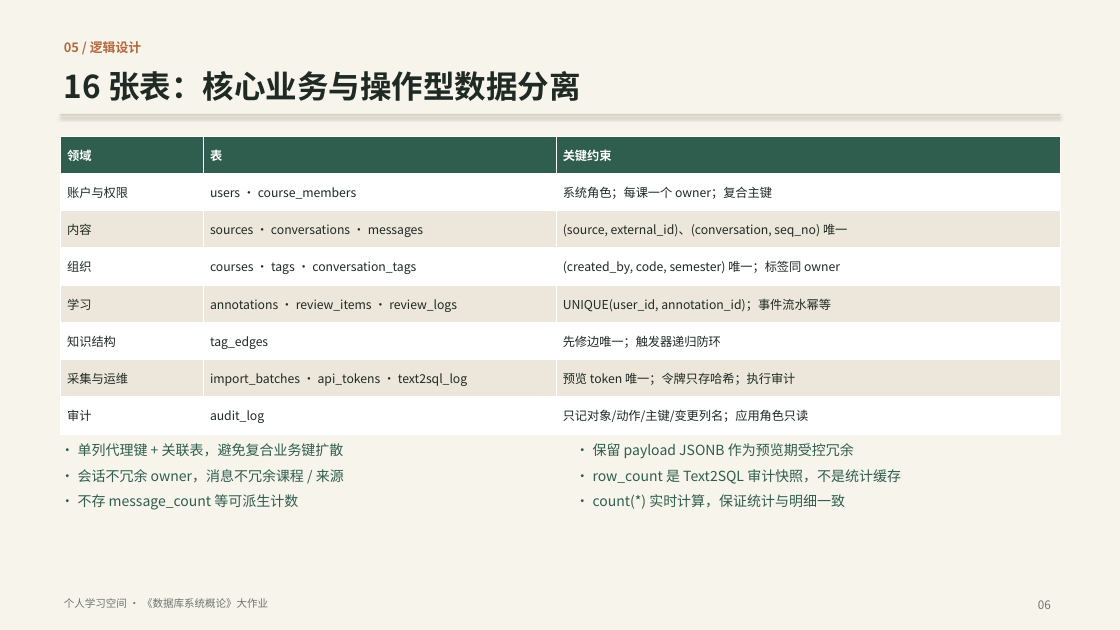
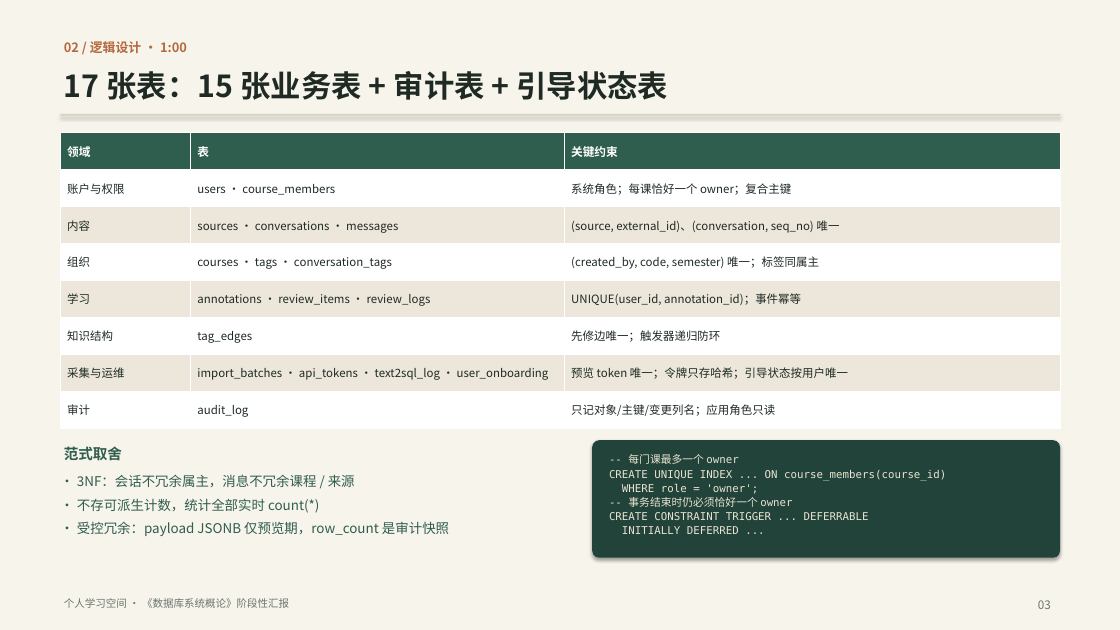
Before and after one commit to ycl-berserk/2026Database, a slide deck: slide 3 of docs/汇报.pptx (slide 6 before the commit). Drawn at 1120x630 pixels with LibreOffice and Linux fonts; fonts in the diff are those of the drawing. Boxes give left, top, right and bottom in pixels: in the first picture for what was removed or moved away, otherwise in the second. Text is boxed around its words. In the diff, an @@ line names an element or a change of style, - is before the commit and + after.

Commit message:
docs(report): 重写 8 分钟数据库版演示脚本与 PPT
按概念模型、逻辑设计、关键 SQL、索引与计划、访问控制、事务、触发器与审计重排汇报路径，并重跑 showcase.sql 核对文档中的实测输出。

```diff
--- a/docs/汇报.pptx
+++ b/docs/汇报.pptx
@@ text at <box>64,41,187,53</box>: text changed @@
-05 / 逻辑设计
+02 / 逻辑设计 · 1:00
@@ text at <box>64,71,669,100</box>: text changed; size 27 to 26 pt @@
-16 张表：核心业务与操作型数据分离
+17 张表：15 张业务表 + 审计表 + 引导状态表
@@ table at <box>60,133,1060,429</box> @@
-row 2, column 3: 系统角色；每课一个 owner；复合主键
+row 2, column 3: 系统角色；每课恰好一个 owner；复合主键
-row 4, column 3: (created_by, code, semester) 唯一；标签同 owner
+row 4, column 3: (created_by, code, semester) 唯一；标签同属主
-row 5, column 3: UNIQUE(user_id, annotation_id)；事件流水幂等
+row 5, column 3: UNIQUE(user_id, annotation_id)；事件幂等
-row 7, column 2: import_batches · api_tokens · text2sql_log
+row 7, column 2: import_batches · api_tokens · text2sql_log · user_onboarding
-row 7, column 3: 预览 token 唯一；令牌只存哈希；执行审计
+row 7, column 3: 预览 token 唯一；令牌只存哈希；引导状态按用户唯一
-row 8, column 3: 只记对象/动作/主键/变更列名；应用角色只读
+row 8, column 3: 只记对象/主键/变更列名；应用角色只读
@@ size 10.5 to 10 pt in "领域", "表", "关键约束" @@
@@ size 10.5 to 9.8 pt in "账户与权限", "users · course_members", "内容", "sources · conversations · messages" and 11 more places @@
@@ text added at <box>64,446,122,460</box>, 12.5 pt, text #2F5D4E, bold @@
+范式取舍
@@ rounded rectangle added at <box>592,440,1060,558</box>, fill #224339 @@
@@ text removed at <box>593,443,901,509</box> @@
-• 保留 payload JSONB 作为预览期受控冗余
-• row_count 是 Text2SQL 审计快照，不是统计缓存
-• count(*) 实时计算，保证统计与明细一致
@@ text at <box>77,474,449,536</box>: text changed; size 12 to 11.5 pt @@
-• 单列代理键 + 关联表，避免复合业务键扩散
-• 会话不冗余 owner，消息不冗余课程 / 来源
-• 不存 message_count 等可派生计数
+• 3NF：会话不冗余属主，消息不冗余课程 / 来源
+• 不存可派生计数，统计全部实时 count(*)
+• 受控冗余：payload JSONB 仅预览期，row_count 是审计快照
@@ text added at <box>609,454,946,534</box>, 9.2 pt, text #E8E3D3 @@
+-- 每门课最多一个 owner
+CREATE UNIQUE INDEX ... ON course_members(course_id)
+WHERE role = 'owner';
+-- 事务结束时仍必须恰好一个 owner
+CREATE CONSTRAINT TRIGGER ... DEFERRABLE
+INITIALLY DEFERRED ...
@@ text at <box>64,598,289,608</box>: text changed @@
-个人学习空间 · 《数据库系统概论》大作业
+个人学习空间 · 《数据库系统概论》阶段性汇报
@@ text at <box>1038,600,1051,609</box>: text changed @@
-06
+03
```
Also in this commit, not shown: 3 other slides changed, 5 slides added, 13 slides removed, 4 other files.
